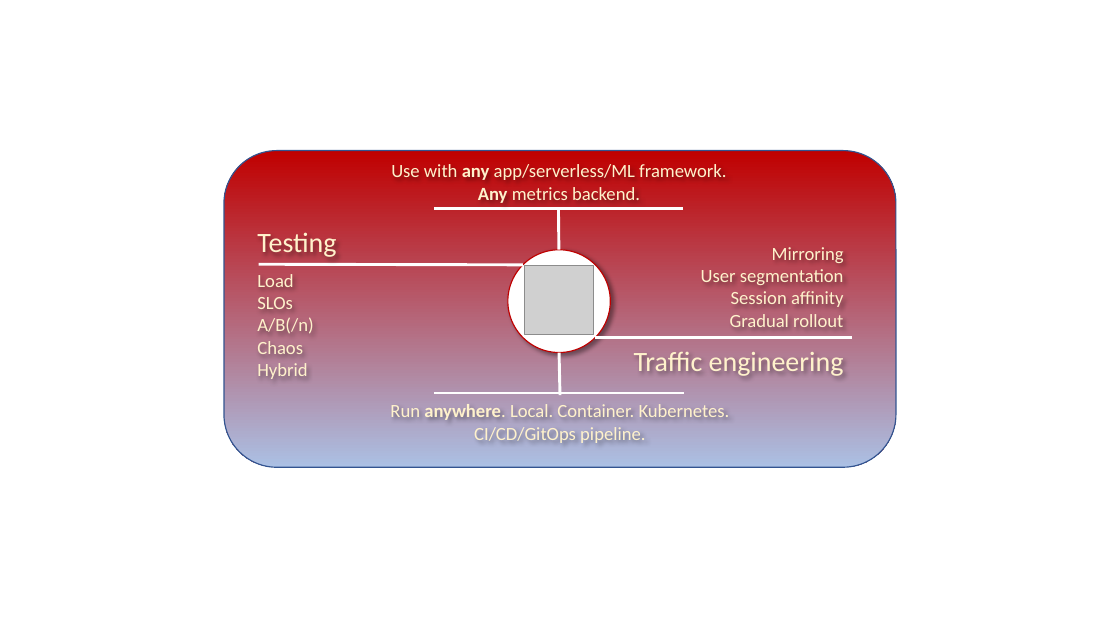
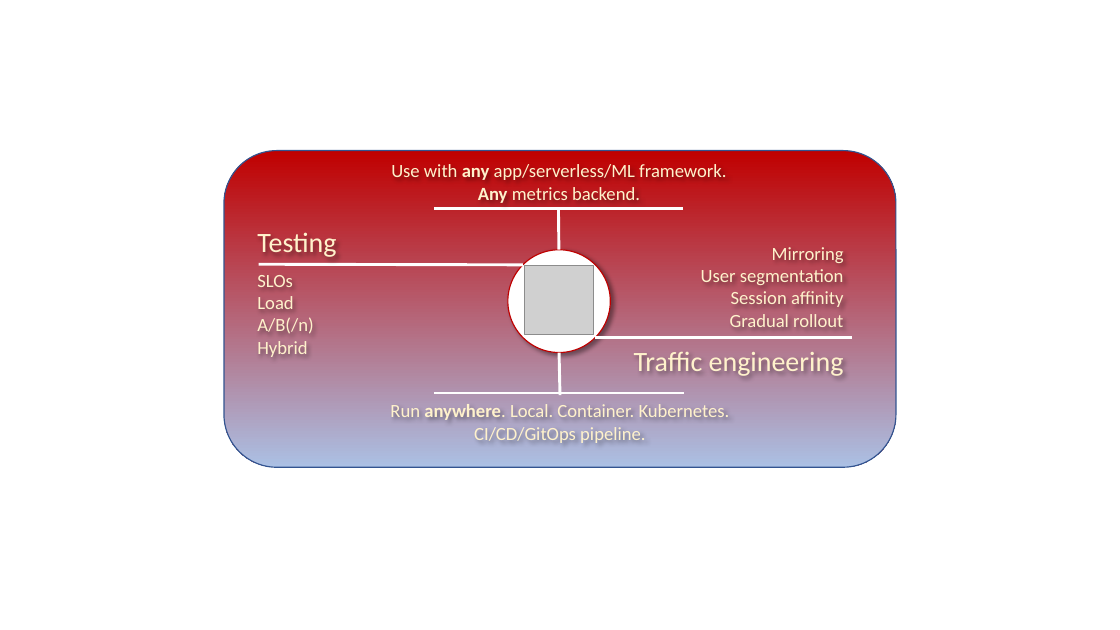
Before and after one commit to iter8-tools/iter8, a slide deck: slide 6 of mkdocs/docs/images/src/illustration.pptx. Drawn at 1120x630 pixels with LibreOffice and Linux fonts; fonts in the diff are those of the drawing; grey boxes stand for pictures. Boxes give left, top, right and bottom in pixels: in the first picture for what was removed or moved away, otherwise in the second. Text is boxed around its words. In the diff, an @@ line names an element or a change of style, - is before the commit and + after.

```diff
--- a/mkdocs/docs/images/src/illustration.pptx
+++ b/mkdocs/docs/images/src/illustration.pptx
@@ text at (257, 275, 293, 287): paragraph added @@
+SLOs
@@ text at (257, 297, 293, 309): paragraph removed @@
-SLOs
@@ text at (257, 341, 303, 354): paragraph removed @@
-Chaos
```
Also in this commit, not shown: 1 other slide changed, 3 other files.
